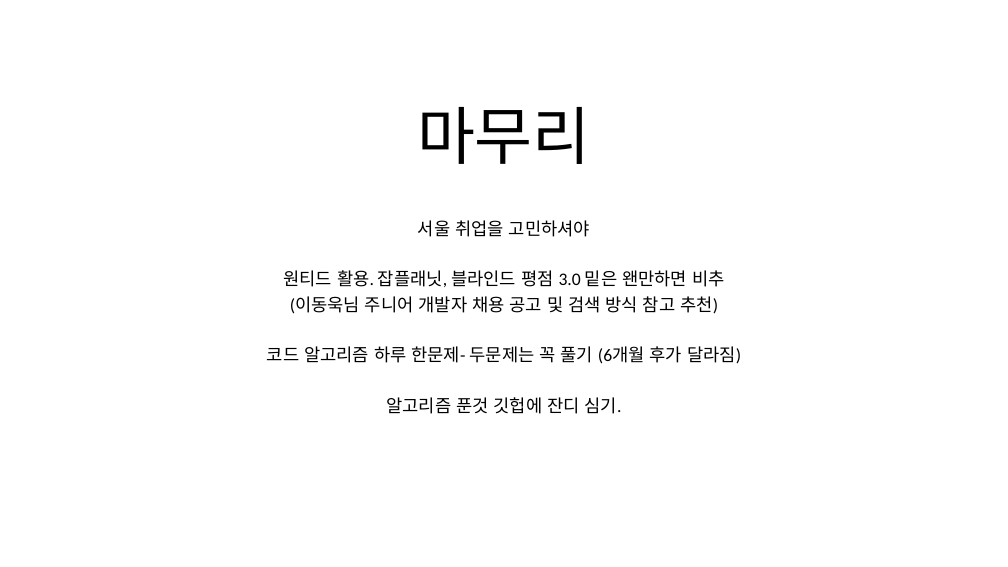
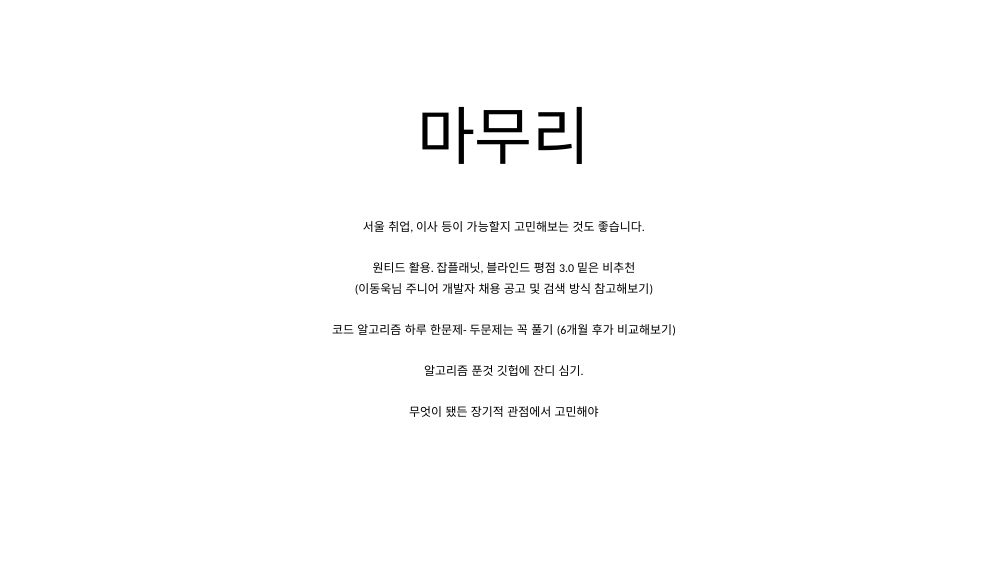
Before and after one commit to dharana77/metoringPython, a slide deck: slide 31 of 피피티_마무리.pptx (slide 32 before the commit). Drawn at 1008x567 pixels with LibreOffice and Linux fonts; fonts in the diff are those of the drawing. Boxes give left, top, right and bottom in pixels: in the first picture for what was removed or moved away, otherwise in the second. Text is boxed around its words. In the diff, an @@ line names an element or a change of style, - is before the commit and + after.

Commit message:
fix: 마무리 ppt 수정

```diff
--- a/피피티_마무리.pptx
+++ b/피피티_마무리.pptx
@@ subtitle at [332, 221, 676, 336]: text changed; size 16.8 to 11.4 pt @@
-서울 취업을 고민하셔야
-원티드 활용. 잡플래닛, 블라인드 평점 3.0 밑은 왠만하면 비추
-(이동욱님 주니어 개발자 채용 공고 및 검색 방식 참고 추천)
-코드 알고리즘 하루 한문제- 두문제는 꼭 풀기 (6개월 후가 달라짐)
+서울 취업, 이사 등이 가능할지 고민해보는 것도 좋습니다.
+원티드 활용. 잡플래닛, 블라인드 평점 3.0 밑은 비추천
+(이동욱님 주니어 개발자 채용 공고 및 검색 방식 참고해보기)
+코드 알고리즘 하루 한문제- 두문제는 꼭 풀기 (6개월 후가 비교해보기)
@@ subtitle at [424, 365, 584, 376]: size 16.8 to 11.4 pt in "알고리즘 푼것 깃헙에 잔디 심기." @@
@@ subtitle at [409, 406, 599, 417]: paragraph added @@
+무엇이 됐든 장기적 관점에서 고민해야
```
Also in this commit, not shown: 19 other slides changed, 1 slide removed, 1 other file.
